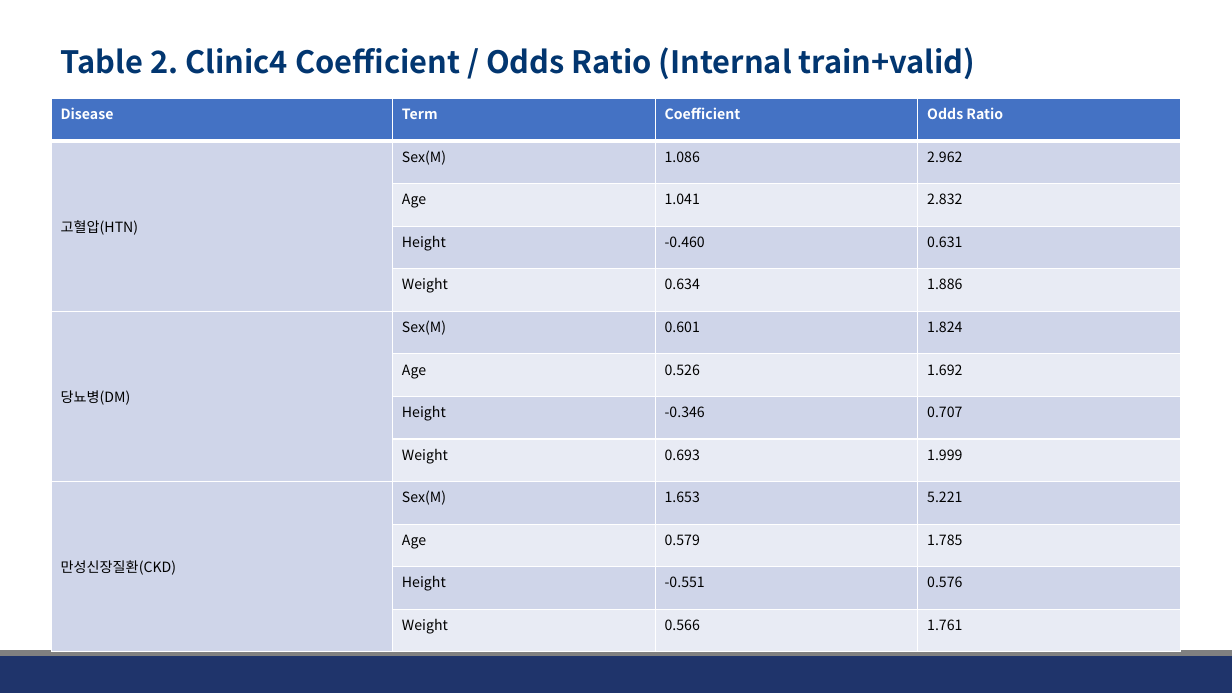
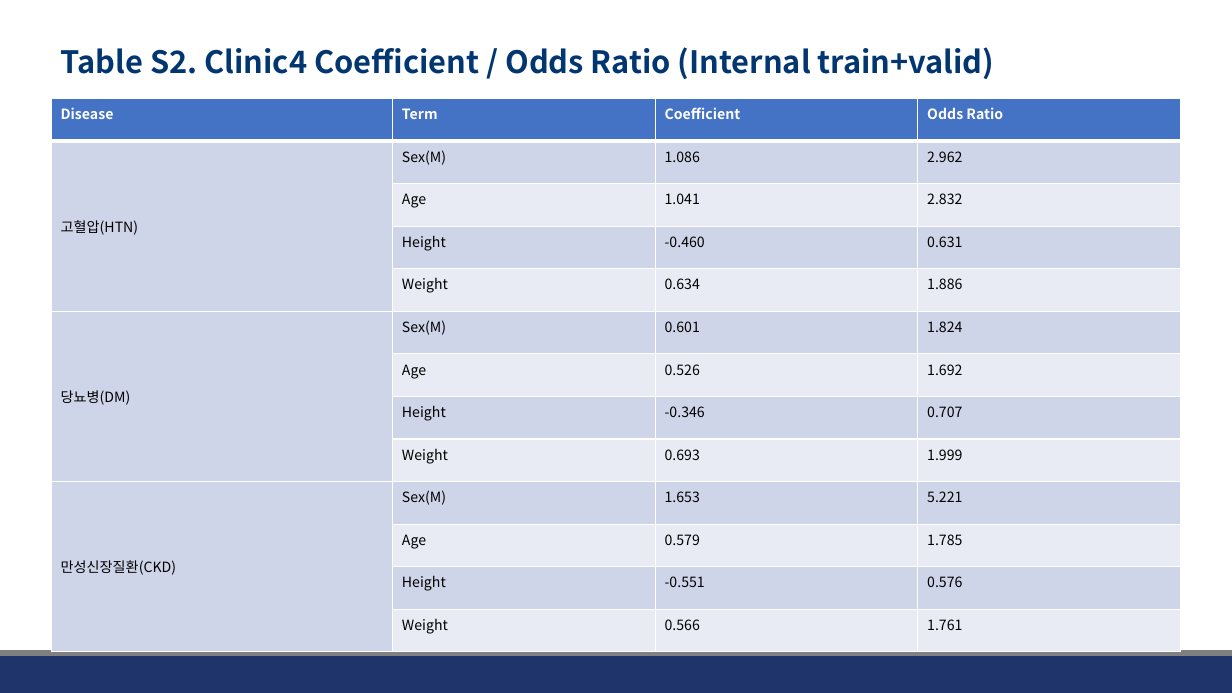
Before and after one commit to JHWannabe/Clinical_Study, a slide deck: slide 14 of docs/261002.pptx (slide 5 before the commit). Drawn at 1232x693 pixels with LibreOffice and Linux fonts; fonts in the diff are those of the drawing; background and template pictures are left out. Boxes give left, top, right and bottom in pixels: in the first picture for what was removed or moved away, otherwise in the second. Text is boxed around its words. In the diff, an @@ line names an element or a change of style, - is before the commit and + after.

```diff
--- a/docs/261002.pptx
+++ b/docs/261002.pptx
@@ title at bbox=[61, 47, 995, 79]: text changed @@
-Table 2. Clinic4 Coefficient / Odds Ratio (Internal train+valid)
+Table S2. Clinic4 Coefficient / Odds Ratio (Internal train+valid)
```
Also in this commit, not shown: 10 other slides changed, 6 slides added, 42 other files.
